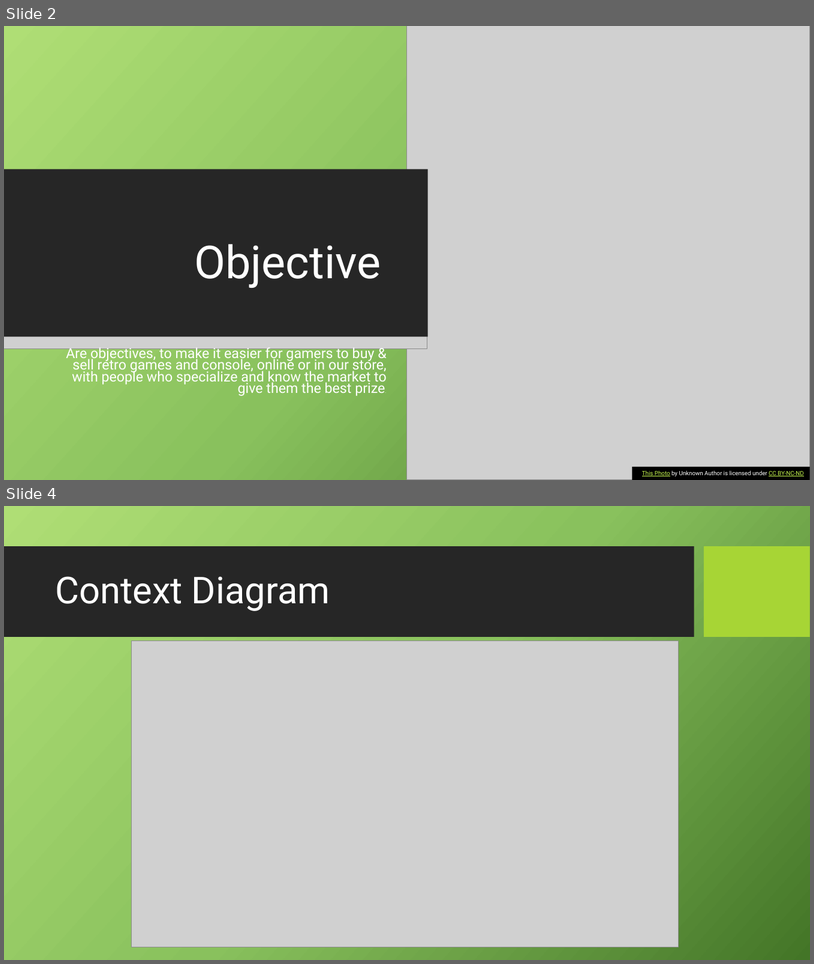
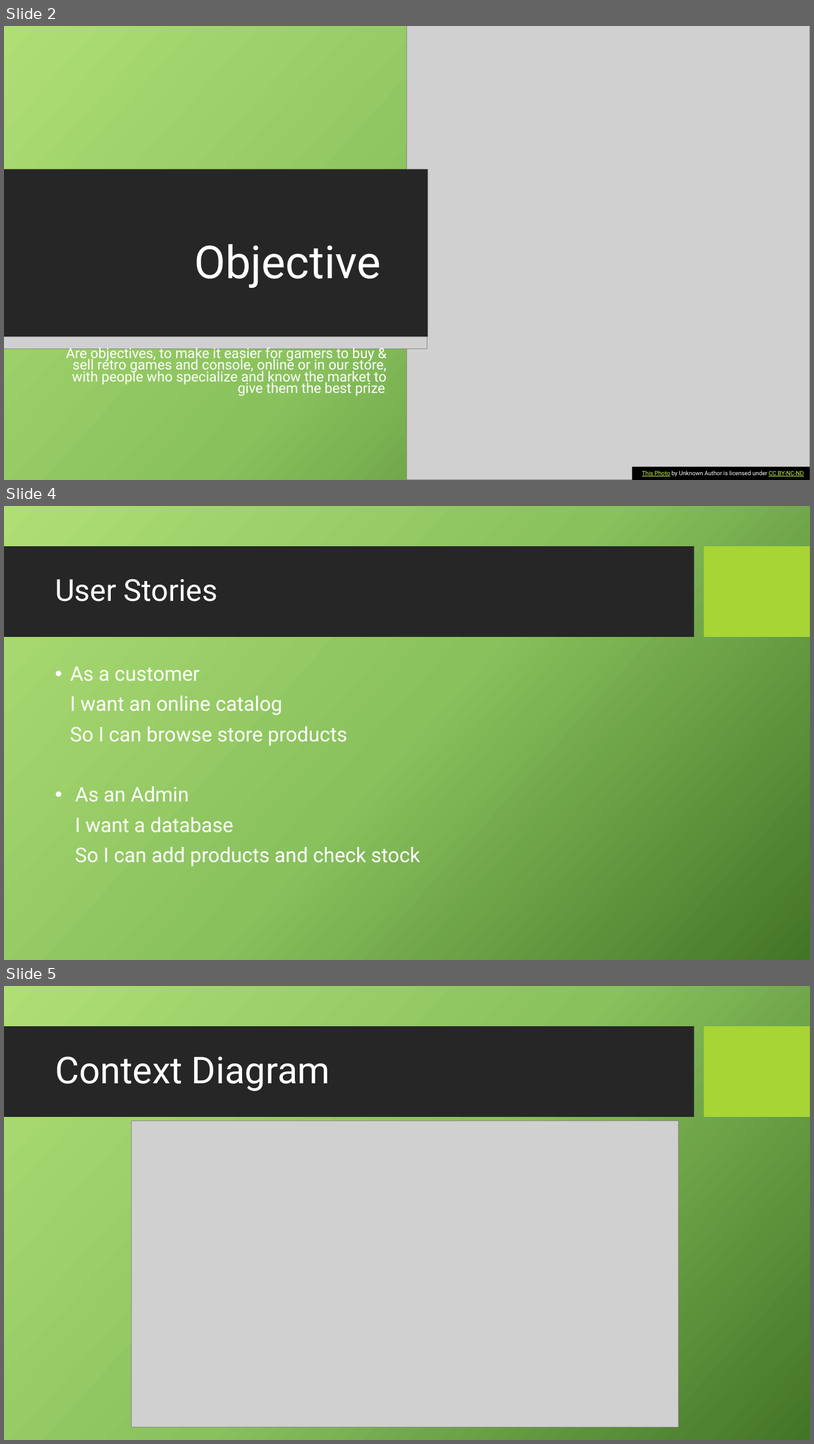
Before and after one commit to whitej9406/CSC-289-Project, a slide deck: Retro_Paradise.pptx. Shown one above the other, each under a label of ours: slides 2 and 4 before the commit, slides 2, 4 and 5 after it; the slides between them are not shown. The pictures are 814x964 and 814x1444 pixels, drawn with LibreOffice and Linux fonts; fonts in the diff are those of the drawing; grey boxes stand for pictures; background and template pictures are left out. Boxes give left, top, right and bottom in pixels: in the first picture for what was removed or moved away, otherwise in the second. Text is boxed around its words. In the diff, an @@ line names an element or a change of style, - is before the commit and + after.

```diff
--- a/Retro_Paradise.pptx
+++ b/Retro_Paradise.pptx
@@ slide 4 added at bbox=[4, 506, 810, 960], background picture (left out); not listed: 2 template elements that a slide beside it also shows @@
@@ title added at bbox=[55, 579, 218, 601], 36 pt, text #FFFFFF @@
+User Stories
@@ text added at bbox=[70, 666, 420, 866], 24 pt, text #FFFFFF @@
+• As a customer
+I want an online catalog
+So I can browse store products
+• As an Admin
+I want a database
+So I can add products and check stock
@@ what was slide 4 is now slide 5 @@
```
Also in this commit, not shown: 1 slide changed.
